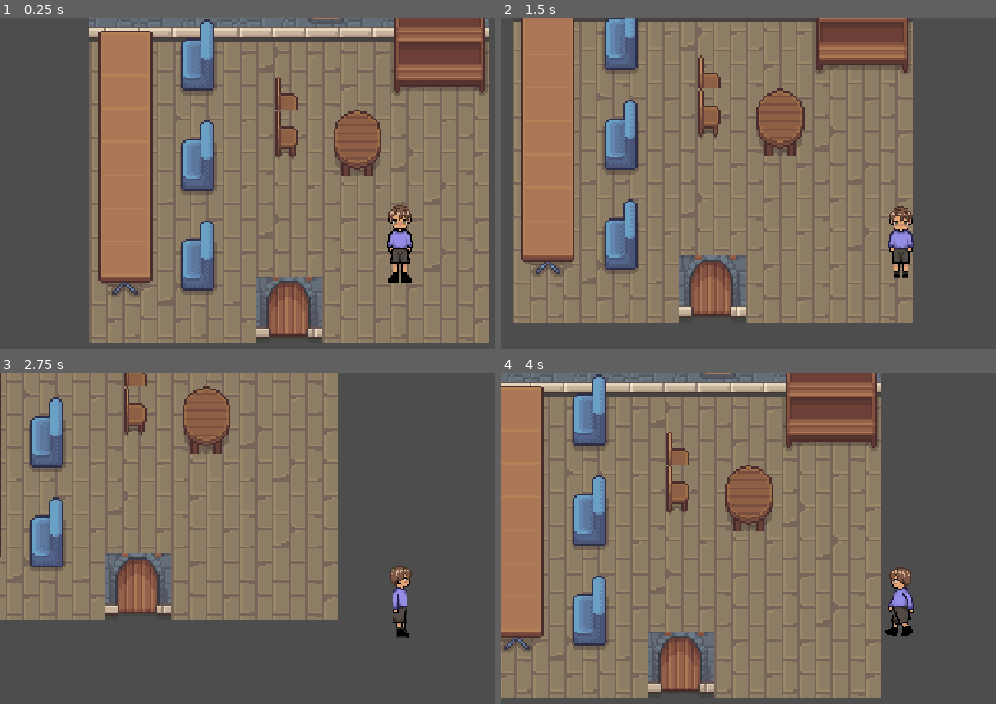
Above: before the commit, frames 1-4 (two rows, left to right).
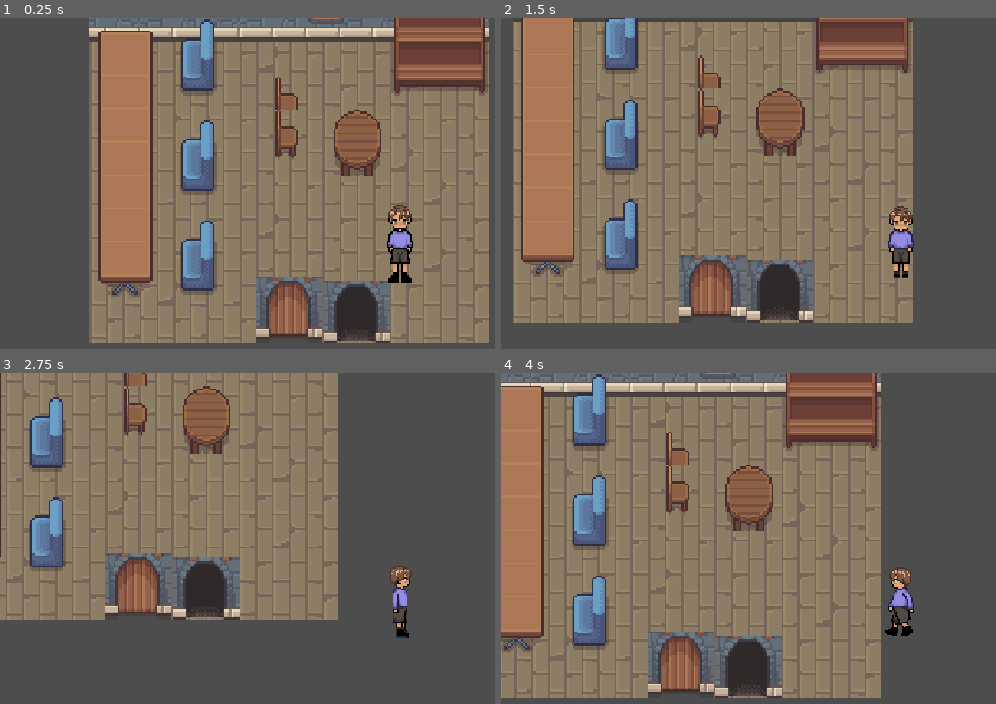
Above: after the commit, the same moments.

Repository: totallyastudentaccount/rpg
Game: Godot game, scene res://scene/main.tscn
Same seed, same stepped clock (60 frames per second), same inputs: the game is played once before the commit and once after it.
Inputs:
- Up to frame 1 (0.25 s): no input
- Up to frame 2 (1.5 s): tap Enter at 0.5 s; hold Right (ui_right) 0.53-1.28 s; hold Down (ui_down) from 1.28 s (still down)
- Up to frame 3 (2.75 s): release Down (ui_down) at 2.03 s; hold Right (ui_right) from 2.03 s (still down)
- Up to frame 4 (4 s): release Right (ui_right) at 2.78 s; hold Up (ui_up) 2.78-3.53 s; hold Left (ui_left) from 3.53 s (still down)

The runs differ from the first frame. In frame 1, 2.4% of the frame differs, in the area x 65-79%, y 79-99%; in frame 2, 2.5%; in frame 3, 2.5%, in the area x 34-49%, y 55-75%; in frame 4, 2.5%.

Commit message:
managed to teleport scene

Diff:
--- a/scene/player.tscn
+++ b/scene/Characters/player.tscn
@@ -1,6 +1,6 @@
 [gd_scene format=3 uid="uid://bmm45q7qm0oxi"]
 
-[ext_resource type="Script" uid="uid://c1fqk17jlwfjd" path="res://scene/character_body_2d.gd" id="1_fvtld"]
+[ext_resource type="Script" uid="uid://c1fqk17jlwfjd" path="res://script/character_body_2d.gd" id="1_fvtld"]
 [ext_resource type="Texture2D" uid="uid://iopbyukadm0l" path="res://assets/character/PC.png" id="1_hjaqi"]
 [ext_resource type="Texture2D" uid="uid://nv2mw1nr733a" path="res://assets/character/PC_front_walk.png" id="2_fvtld"]
 [ext_resource type="Texture2D" uid="uid://bghfvdj2x188" path="res://assets/character/Back_Walk.png" id="2_s4jxa"]
--- /dev/null
+++ b/scene/base_door.tscn
@@ -0,0 +1,24 @@
+[gd_scene format=3 uid="uid://xqxbxnl8n8b1"]
+
+[ext_resource type="Script" uid="uid://dvnqt6g75ny1m" path="res://script/walkThroughDoor.gd" id="1_ox5o8"]
+[ext_resource type="Texture2D" uid="uid://b8c812il0etx2" path="res://assets/tilesets/house/house_details.png" id="2_k8abg"]
+
+[sub_resource type="AtlasTexture" id="AtlasTexture_wc7jt"]
+atlas = ExtResource("2_k8abg")
+region = Rect2(16, 208, 32, 30)
+
+[sub_resource type="RectangleShape2D" id="RectangleShape2D_bm3lg"]
+size = Vector2(20, 27)
+
+[node name="BaseDoor" type="Area2D" unique_id=1332071849]
+script = ExtResource("1_ox5o8")
+
+[node name="Sprite2D" type="Sprite2D" parent="." unique_id=31785083]
+texture = SubResource("AtlasTexture_wc7jt")
+metadata/_edit_group_ = true
+
+[node name="CollisionShape2D" type="CollisionShape2D" parent="." unique_id=617737053]
+position = Vector2(0, 1)
+shape = SubResource("RectangleShape2D_bm3lg")
+
+[connection signal="body_entered" from="." to="." method="_on_body_entered"]
--- a/scene/main.tscn
+++ b/scene/main.tscn
@@ -1,11 +1,7 @@
 [gd_scene format=3 uid="uid://cc7ts35cosrax"]
 
-[ext_resource type="PackedScene" uid="uid://bmm45q7qm0oxi" path="res://scene/player.tscn" id="1_itxqv"]
-[ext_resource type="PackedScene" uid="uid://c4e5dikws5en2" path="res://scene/house.tscn" id="1_v0l8b"]
-[ext_resource type="Script" uid="uid://cgtterhhcfgio" path="res://scene/toOutside.gd" id="3_wp4xf"]
-
-[sub_resource type="RectangleShape2D" id="RectangleShape2D_bnvkl"]
-size = Vector2(20, 33)
+[ext_resource type="PackedScene" uid="uid://bmm45q7qm0oxi" path="res://scene/Characters/player.tscn" id="1_itxqv"]
+[ext_resource type="PackedScene" uid="uid://c4e5dikws5en2" path="res://scene/maps/house.tscn" id="1_v0l8b"]
 
 [node name="main" type="Node2D" unique_id=433232691]
 
@@ -18,13 +14,3 @@
 
 [node name="Camera2D" type="Camera2D" parent="player" unique_id=497314742]
 zoom = Vector2(1.5, 1.5)
-
-[node name="Area2D" type="Area2D" parent="." unique_id=278182158]
-disable_mode = 2
-
-[node name="CollisionShape2D" type="CollisionShape2D" parent="Area2D" unique_id=2023259100]
-position = Vector2(441, 415)
-shape = SubResource("RectangleShape2D_bnvkl")
-script = ExtResource("3_wp4xf")
-
-[connection signal="body_entered" from="Area2D" to="Area2D/CollisionShape2D" method="_on_area_2d_body_entered"]
--- a/scene/house.tscn
+++ b/scene/maps/house.tscn
@@ -3,6 +3,7 @@
 [ext_resource type="Texture2D" uid="uid://diwmajcsmbsl3" path="res://assets/tilesets/house/Interior.png" id="1_ae14o"]
 [ext_resource type="Texture2D" uid="uid://b8c812il0etx2" path="res://assets/tilesets/house/house_details.png" id="2_3bjdp"]
 [ext_resource type="Texture2D" uid="uid://dkhcthtnjrin8" path="res://assets/tilesets/house/walls_floor.png" id="3_52fq0"]
+[ext_resource type="PackedScene" uid="uid://xqxbxnl8n8b1" path="res://scene/base_door.tscn" id="4_ce7p6"]
 
 [sub_resource type="TileSetAtlasSource" id="TileSetAtlasSource_2813k"]
 texture = ExtResource("1_ae14o")
@@ -955,3 +956,7 @@
 [node name="TileMapLayer" type="TileMapLayer" parent="TileMapLayer" unique_id=1036442834]
 tile_map_data = PackedByteArray("AAAWAAUAAAAEAAUAAAAWAAYAAAAEAAYAAAAWAAcAAAAEAAcAAAAWAAgAAAAEAAgAAAAXAAUAAAAFAAUAAAAXAA …(944 unchanged characters)…
 tile_set = SubResource("TileSet_wc7jt")
+
+[node name="BaseDoor" parent="TileMapLayer/TileMapLayer" unique_id=1332071849 instance=ExtResource("4_ce7p6")]
+position = Vector2(336.5, 241)
+target_scene = "uid://dycwt6ds5l8oe"
--- a/scene/toOutside.gd
+++ /dev/null
@@ -1,8 +0,0 @@
-extends CollisionShape2D
-
-
-
-
-
-func _on_area_2d_body_entered(body: Node2D) -> void:
-	pass # Replace with function body.
--- /dev/null
+++ b/script/walkThroughDoor.gd
@@ -0,0 +1,12 @@
+extends Area2D
+
+# Allows you to choose the target file directly from the Inspector
+@export_file("*.tscn") var target_scene: String
+
+func _on_body_entered(body: Node2D) -> void:
+	# Replace 'Player' with the exact name or class of your player node
+	if body.name == "player":
+		if target_scene != "":
+			get_tree().change_scene_to_file(target_scene)
+		else:
+			print("Warning: No target scene assigned to this door!")
Renamed: scene/outside.tscn -> scene/maps/outside.tscn
Not shown, removed: scene/toOutside.gd.uid
Renamed: scene/character_body_2d.gd -> script/character_body_2d.gd
Renamed: scene/character_body_2d.gd.uid -> script/character_body_2d.gd.uid
Not shown, added: script/walkThroughDoor.gd.uid
